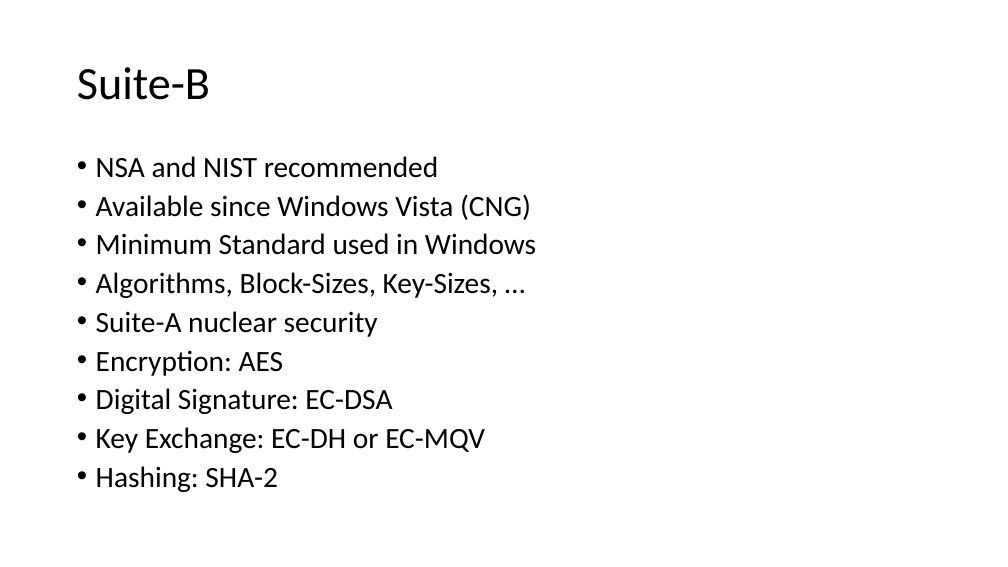
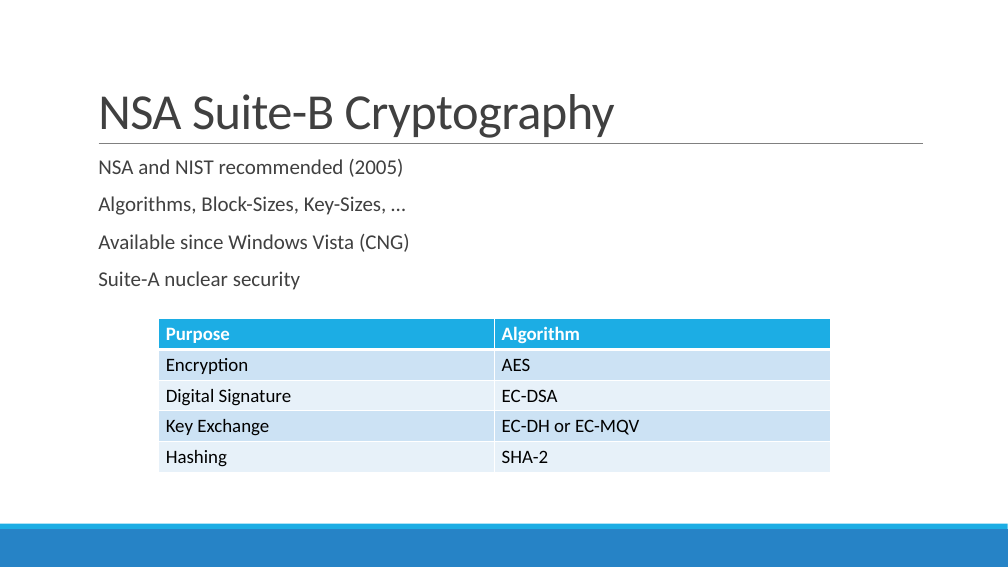
Before and after one commit to pihai/DotNetCrypto, a slide deck: slide 4 of NET Crypto.pptx. Drawn at 1008x567 pixels with LibreOffice and Linux fonts; fonts in the diff are those of the drawing. Boxes give left, top, right and bottom in pixels: in the first picture for what was removed or moved away, otherwise in the second. Text is boxed around its words. In the diff, an @@ line names an element or a change of style, - is before the commit and + after.

Commit message:
Completed presentation?

```diff
--- a/NET Crypto.pptx
+++ b/NET Crypto.pptx
@@ title "NSA Suite-B Cryptography" at (x1=98, y1=94, x2=615, y2=138): vertical alignment middle to bottom @@
@@ title at (x1=98, y1=94, x2=615, y2=138): text changed; size 44 to 48 pt; text colour #000000 to #404040 @@
-Suite-B
+NSA Suite-B Cryptography
@@ line added from (99, 144) to (923, 144), #808080 0.5 pt @@
@@ text at (x1=98, y1=159, x2=403, y2=215): text changed; size 28 to 20 pt; text colour #000000 to #404040 @@
-• NSA and NIST recommended
+  NSA and NIST recommended (2005)
+  Algorithms, Block-Sizes, Key-Sizes, …
@@ text at (x1=96, y1=233, x2=536, y2=298): paragraphs removed @@
-• Minimum Standard used in Windows
-• Algorithms, Block-Sizes, Key-Sizes, …
@@ text at (x1=98, y1=234, x2=410, y2=290): size 28 to 20 pt, text colour #000000 to #404040 in "Available since Windows Vista (CNG)", "Suite-A nuclear security"; bullet • to  ; line spacing 0.8 to 0.9; more space between paragraphs @@
@@ table added at (x1=158, y1=319, x2=830, y2=473), 5 rows, 2 columns @@
+Purpose | Algorithm
+Encryption | AES
+Digital Signature | EC-DSA
+Key Exchange | EC-DH or EC-MQV
+Hashing | SHA-2
@@ text at (x1=96, y1=350, x2=485, y2=492): paragraphs removed @@
-• Encryption: AES
-• Digital Signature: EC-DSA
-• Key Exchange: EC-DH or EC-MQV
-• Hashing: SHA-2
@@ rectangle added at (x1=0, y1=529, x2=1008, y2=567), fill #2683C6 @@
@@ rectangle added at (x1=0, y1=524, x2=1008, y2=529), fill #1CADE4 @@
```
Also in this commit, not shown: 4 other slides changed, 4 slides added, 2 slides removed.
